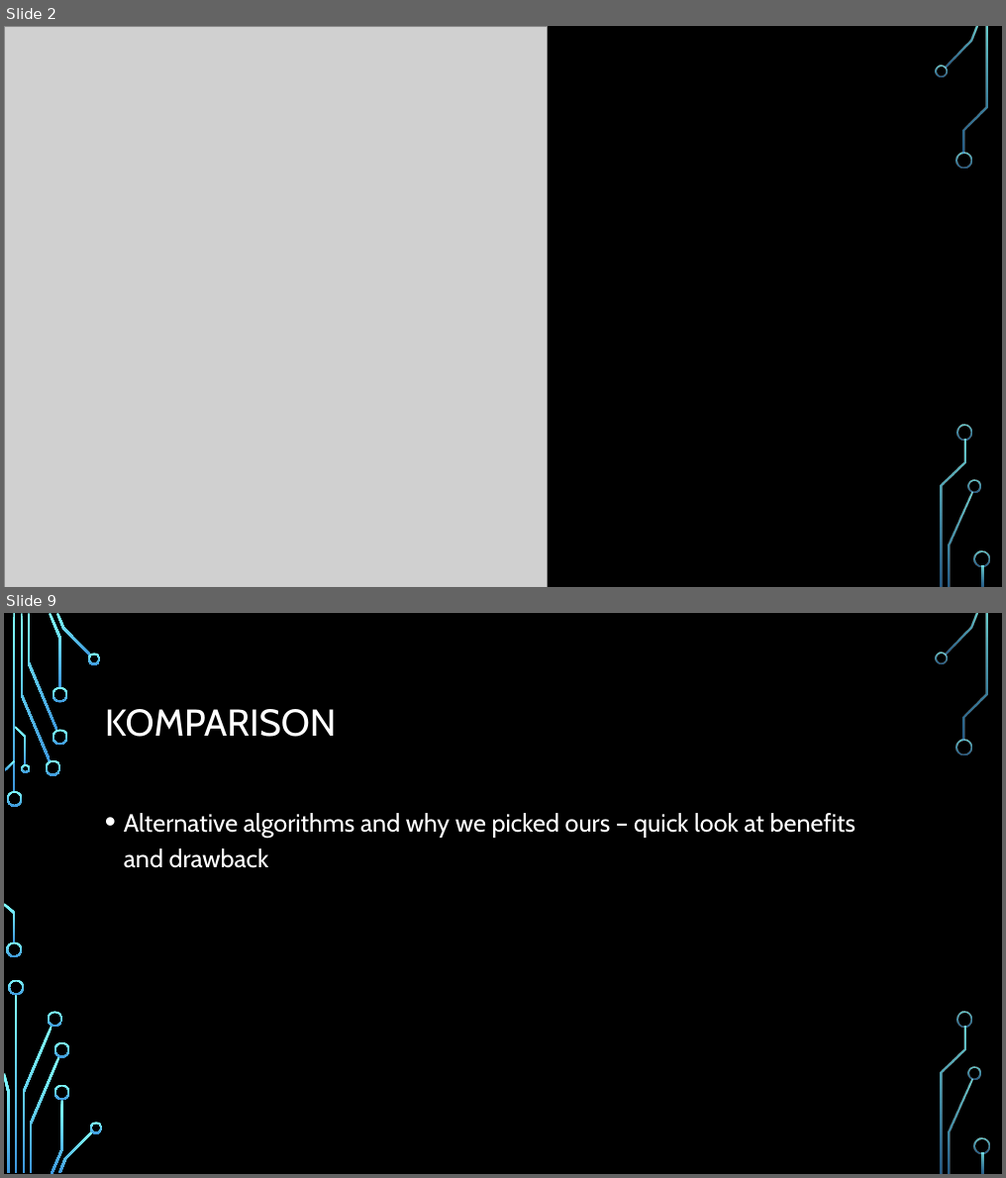
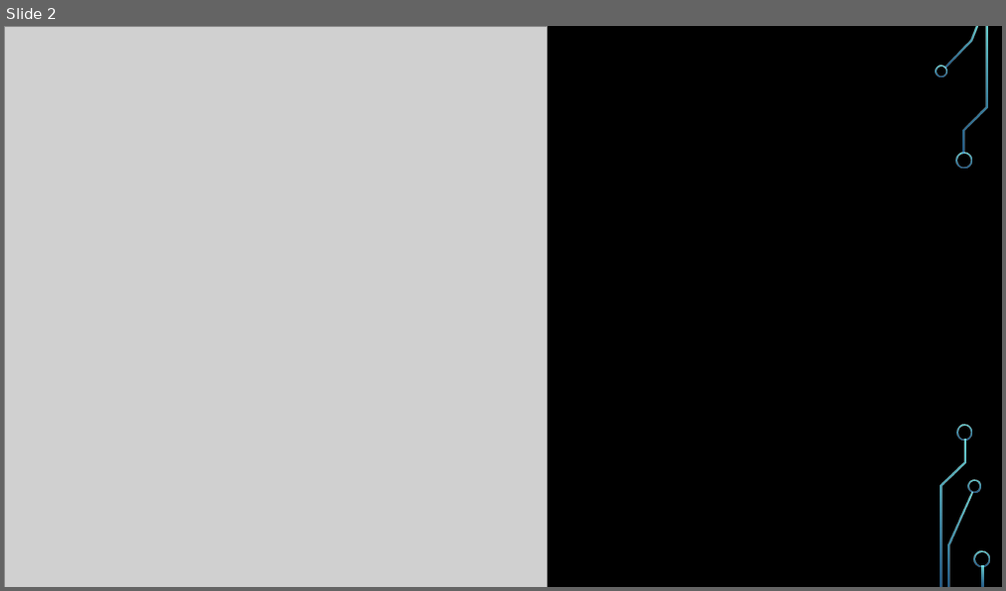
Before and after one commit to idrisdodwell00711/EPM106, a slide deck: Team INVIKTUS.pptm. Shown one above the other, each under a label of ours: slides 2 and 9 before the commit, slide 2 after it; the slides between them are not shown. The pictures are 1006x1178 and 1006x591 pixels, drawn with LibreOffice and Linux fonts; fonts in the diff are those of the drawing; grey boxes stand for pictures; background and template pictures are left out. Boxes give left, top, right and bottom in pixels: in the first picture for what was removed or moved away, otherwise in the second. Text is boxed around its words. In the diff, an @@ line names an element or a change of style, - is before the commit and + after.

```diff
--- a/Team INVIKTUS.pptm
+++ b/Team INVIKTUS.pptm
@@ slide 9 removed at [4, 613, 1002, 1174], background picture (left out); not listed: 22 template elements that a slide beside it also shows @@
@@ title removed at [105, 709, 337, 737] @@
-KOMPARISON
@@ text removed at [124, 813, 855, 868] @@
-• Alternative algorithms and why we picked ours – quick look at benefits and drawback
@@ group removed at [6, 653, 103, 1173]: 14 freeform shapes @@
```
Also in this commit, not shown: 4 slides changed, 6 slides added, 3 other slides removed, 2 other files.
